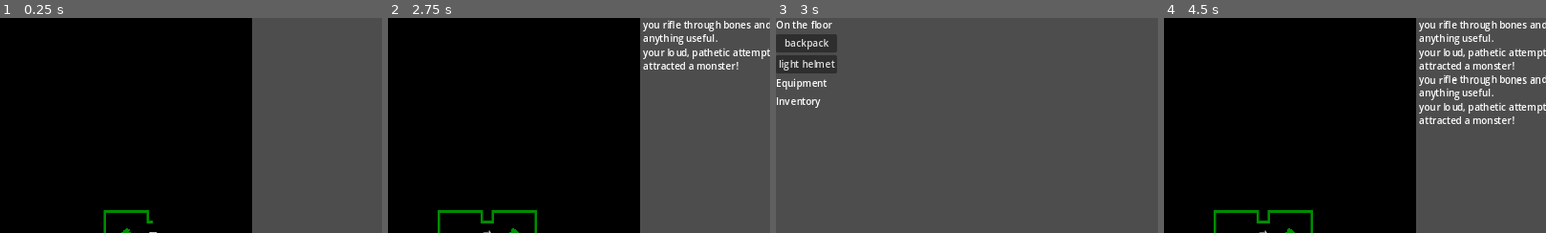
Above: before the commit, frames 1-4 (left to right).
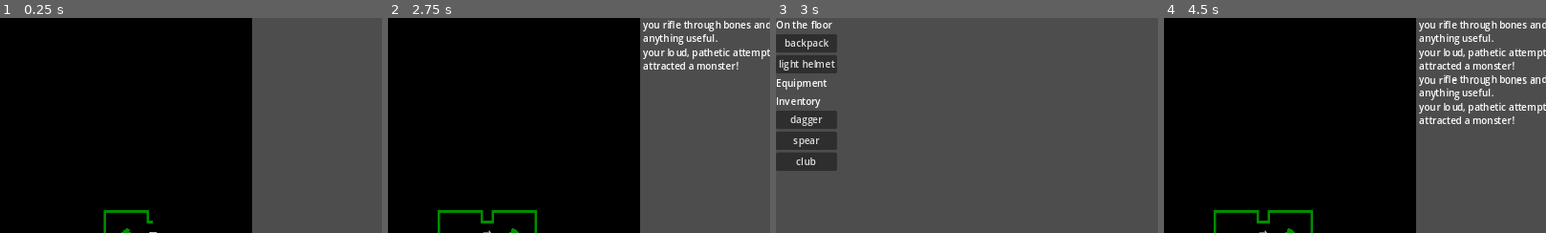
Above: after the commit, the same moments.

Repository: rainbowd-ash/ker_nethalas
Game: Godot game, scene res://globals/game.tscn
Two runs of this game, one before a commit and one after it. Both use one fixed random seed, a clock stepped at 60 frames per second and the inputs below.
Inputs:
- Up to frame 1 (0.25 s): no input
- Up to frame 2 (2.75 s): click "scavenge" at 0.5 s; click "doors" at 1.25 s; click "move through door 1" at 2 s
- Up to frame 3 (3 s): click "Inventory" at 2.75 s
- Up to frame 4 (4.5 s): click "back" at 3.5 s; click "scavenge" at 4.25 s
The pictures show only the part of the screen within x 0-50%, y 0-50%; the shares and areas given below are measured in that part.

Frames 1-2 are identical in both runs. In frame 3, 3.9% of the frame differs, in the area x 0-16%, y 43-72%; in frame 4, nothing differs.

Commit message:
drop equipment directly to the floor

Diff:
--- a/character/character.gd
+++ b/character/character.gd
@@ -26,3 +26,6 @@
 	skills.set_value("perception",70)
 	skills.set_value("stealth", 80)
 	skills.set_value("fist_weapons", 80)
+	skills.set_value("bladed_weapons", 10)
+	skills.set_value("shafted_weapons", 20)
+	skills.set_value("bludgeoning_weapons", 30)
--- a/character/inventory.gd
+++ b/character/inventory.gd
@@ -7,6 +7,9 @@
 
 func _ready():
 	SignalBus.item_picked_up.connect(_on_item_picked_up)
+	add_item(Dagger.new())
+	add_item(Spear.new())
+	add_item(Club.new())
 
 func get_items():
 	return get_children()
--- a/ui/inventory/inventory_ui.gd
+++ b/ui/inventory/inventory_ui.gd
@@ -28,20 +28,21 @@
 func list_floor_item_actions(item : Item):
 	Router.actions_ui.list_actions([
 		Action.new(self, "pick up"),
-		Action.new(self, "back"),
 	])
 
 func list_item_actions(item : Item):
-	Router.actions_ui.list_actions([
-		Action.new(self, "equip","equip",(true if item is Equipment else false)),
+	var actions_list = []
+	if item is Equipment:
+		actions_list.push_back(Action.new(self, "equip", "equip",gear.can_equip(item) ))
+	actions_list += [
 		Action.new(self, "drop"),
-		Action.new(self, "back"),
-		])
+	]
+	Router.actions_ui.list_actions(actions_list)
 
 func list_gear_actions(_equipment : Equipment):
 	Router.actions_ui.list_actions([
 		Action.new(self, "unequip"),
-		Action.new(self, "back"),
+		Action.new(self, "equip_drop","drop"),
 		])
 
 func do_action(action_key : String):
@@ -50,6 +51,9 @@
 		refresh_inventory()
 	elif action_key == "unequip":
 		inventory.add_item(gear.unequip(get_item_from_selected_button()))
+		refresh_inventory()
+	elif action_key == "equip_drop":
+		gear.drop(get_item_from_selected_button())
 		refresh_inventory()
 	elif action_key == "drop":
 		inventory.drop_item(get_item_from_selected_button())
